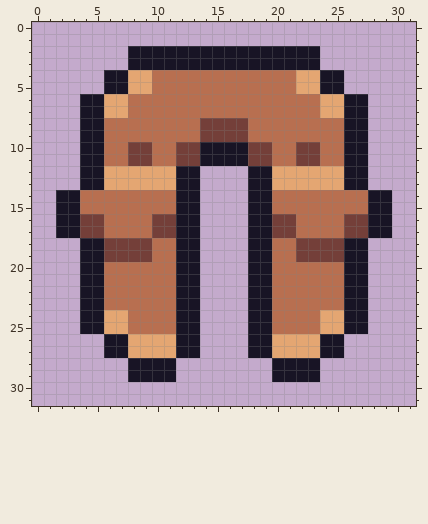
Two versions of one pixel-art sprite, ItemEditorJSON/Resources/1029.png. This is how it looked before the edit.
The file is 32x32 pixels. Colours within 5 levels of each other are drawn and written as one.
After the commit:
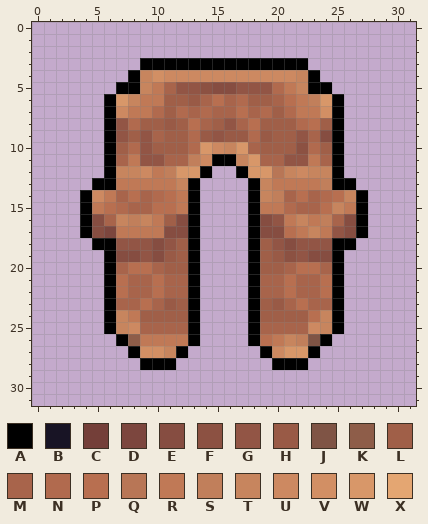
Palette (. is transparent): A #000000  B #181425  C #743f39  D #7c463e  E #864d41  F #8c5142  G #925545  H #995a46  J #7f5445  K #8e5d49  L #a05f48  M #a8644b  N #b16a4e  P #b86f50  Q #b87656  R #c07956  S #c17f5b  T #c7855e  U #cd8961  V #d28f64  W #d89769  X #e4a672
The exact change:
@@ x 0..31 @@
  1 ................................
- 2 ........BBBBBBBBBBBBBBBB........
- 3 ........BBBBBBBBBBBBBBBB........
- 4 ......BBXXPPPPPPPPPPPPXXBB......
- 5 ......BBXXPPPPPPPPPPPPXXBB......
- 6 ....BBXXPPPPPPPPPPPPPPPPXXBB....
- 7 ....BBXXPPPPPPPPPPPPPPPPXXBB....
- 8 ....BBPPPPPPPPCCCCPPPPPPPPBB....
- 9 ....BBPPPPPPPPCCCCPPPPPPPPBB....
-10 ....BBPPCCPPCCBBBBCCPPCCPPBB....
-11 ....BBPPCCPPCCBBBBCCPPCCPPBB....
-12 ....BBXXXXXXBB....BBXXXXXXBB....
-13 ....BBXXXXXXBB....BBXXXXXXBB....
-14 ..BBPPPPPPPPBB....BBPPPPPPPPBB..
-15 ..BBPPPPPPPPBB....BBPPPPPPPPBB..
-16 ..BBCCPPPPCCBB....BBCCPPPPCCBB..
-17 ..BBCCPPPPCCBB....BBCCPPPPCCBB..
-18 ....BBCCCCPPBB....BBPPCCCCBB....
-19 ....BBCCCCPPBB....BBPPCCCCBB....
-20 ....BBPPPPPPBB....BBPPPPPPBB....
-21 ....BBPPPPPPBB....BBPPPPPPBB....
-22 ....BBPPPPPPBB....BBPPPPPPBB....
-23 ....BBPPPPPPBB....BBPPPPPPBB....
-24 ....BBXXPPPPBB....BBPPPPXXBB....
-25 ....BBXXPPPPBB....BBPPPPXXBB....
-26 ......BBXXXXBB....BBXXXXBB......
-27 ......BBXXXXBB....BBXXXXBB......
-28 ........BBBB........BBBB........
-29 ........BBBB........BBBB........
+ 2 ................................
+ 3 .........AAAAAAAAAAAAAA.........
+ 4 ........ATVUUUUUUUUUUUTA........
+ 5 .......AATRMGGFEEGGGNRTAA.......
+ 6 ......AWTRRLLHMPMNLLMPRSWA......
+ 7 ......AURRNLNMNMMPMNLNRRVA......
+ 8 ......AGNLLHLPMLGMPLLLNPLA......
+ 9 ......AGLGMLLNHGHHNHLLGMEA......
+10 ......ALNGLLLNWUTWMLLLFNLA......
+11 ......AMRGGMMSUAATWMMGGRMA......
+12 ......ATTURSWWA..AWWQTUTTA......
+13 .....AARRRRRTA....ATRRRRSAA.....
+14 ....AURMPMNPRA....ATSMPMNPTA....
+15 ....ARPNMMPPRA....ARRNMMPTRA....
+16 ....AEMTSTRLEA....AEGRTRSMEA....
+17 ....AEDRRRREEA....AEEPRTRGEA....
+18 .....AAGGGEGLA....ALGEGGGAA.....
+19 ......AEEGEHLA....ALHFGEEA......
+20 ......AMPPMLLA....ALLMPPMA......
+21 ......APMMPMMA....AMMPMMPA......
+22 ......APMMPMMA....AMMPMMPA......
+23 ......AMMPMHLA....ALHMPMMA......
+24 ......ATRLLLLA....ALLLLPTA......
+25 ......ATUMMMMA....AMMMMUTA......
+26 .......AKRRRRA....APRTSJA.......
+27 ........AVVTA......AUWWA........
+28 .........AAA........AAA.........
+29 ................................
 30 ................................
Where, in picture pixels (left, top, right, bottom), the same in both pictures:
changed: (56, 46, 392, 382)
